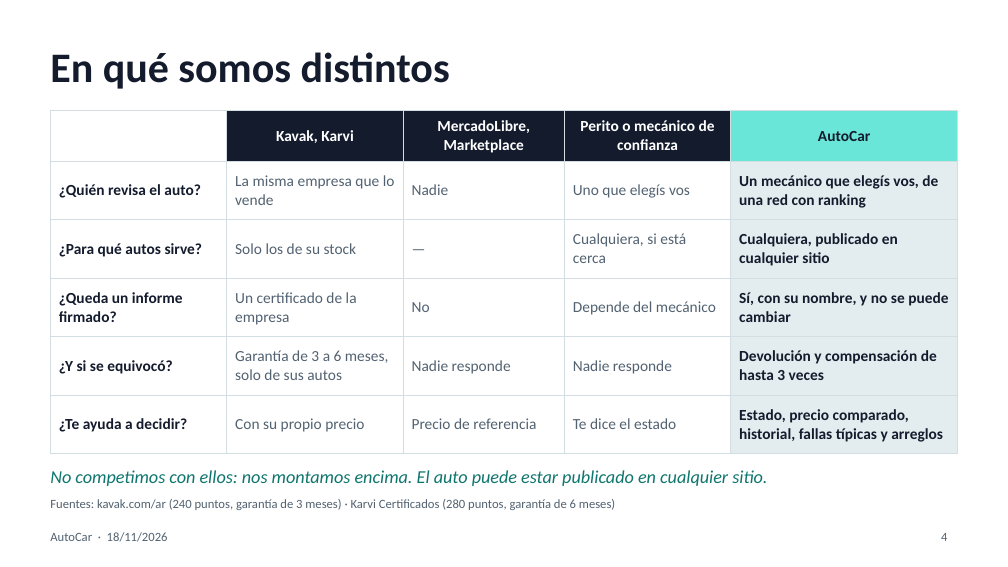
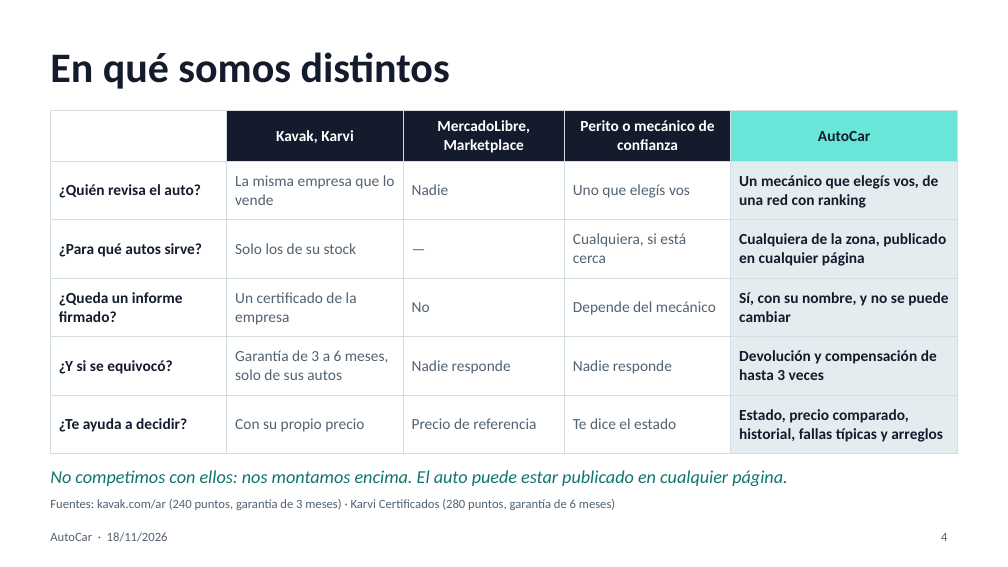
Before and after one commit to Fedekasparian/AutoCarFrontend, a slide deck: slide 4 of Entrega_Final/AutoCar-presentacion-final.pptx. Drawn at 1008x567 pixels with LibreOffice and Linux fonts; fonts in the diff are those of the drawing. Boxes give left, top, right and bottom in pixels: in the first picture for what was removed or moved away, otherwise in the second. Text is boxed around its words. In the diff, an @@ line names an element or a change of style, - is before the commit and + after.

Commit message:
docs(entrega-final): la inspección es para autos de la zona de la red

```diff
--- a/Entrega_Final/AutoCar-presentacion-final.pptx
+++ b/Entrega_Final/AutoCar-presentacion-final.pptx
@@ table at bbox=[50, 111, 958, 446] @@
-row 3, column 5: Cualquiera, publicado en cualquier sitio
+row 3, column 5: Cualquiera de la zona, publicado en cualquier página
@@ text at bbox=[50, 470, 787, 486]: text changed @@
-No competimos con ellos: nos montamos encima. El auto puede estar publicado en cualquier sitio.
+No competimos con ellos: nos montamos encima. El auto puede estar publicado en cualquier página.
```
Also in this commit, not shown: 1 other slide changed.
